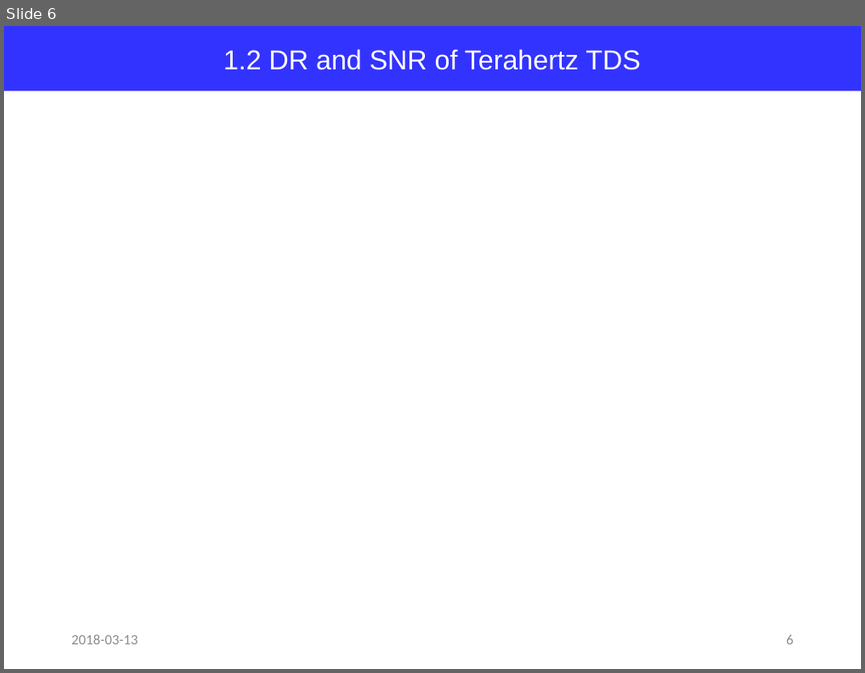
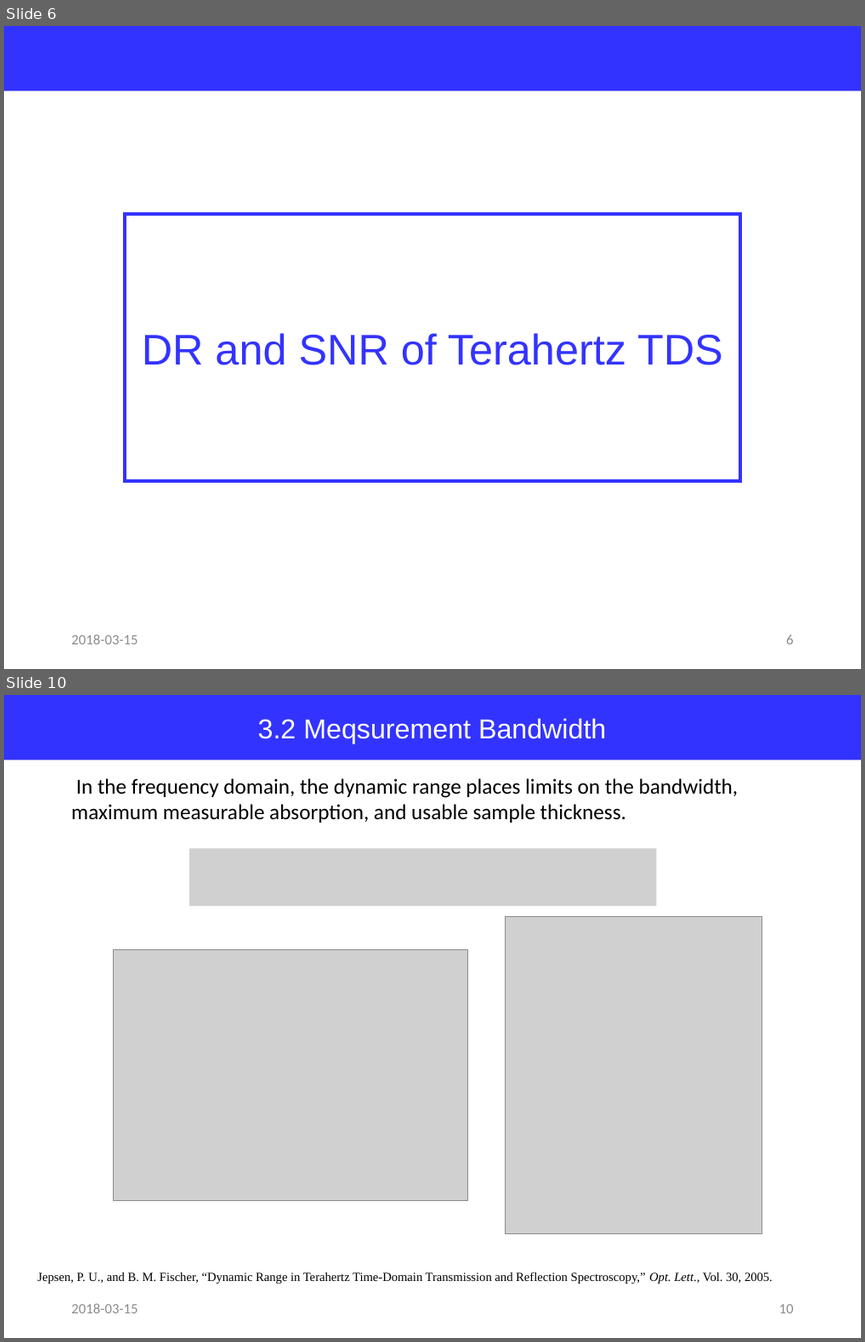
Before and after one commit to jglee96/NBTP_Lab, a slide deck: Terahertz Metrology/Ch3/Terahertz Metrology_Ch3.pptx. Shown one above the other, each under a label of ours: slide 6 before the commit, slides 6 and 10 after it; the slides between them are not shown. The pictures are 865x673 and 865x1342 pixels, drawn with LibreOffice and Linux fonts; fonts in the diff are those of the drawing; grey boxes stand for pictures. Boxes give left, top, right and bottom in pixels: in the first picture for what was removed or moved away, otherwise in the second. Text is boxed around its words. In the diff, an @@ line names an element or a change of style, - is before the commit and + after.

```diff
--- a/Terahertz Metrology/Ch3/Terahertz Metrology_Ch3.pptx
+++ b/Terahertz Metrology/Ch3/Terahertz Metrology_Ch3.pptx
@@ slide 10 added at (x1=4, y1=695, x2=861, y2=1338), background #FFFFFF @@
@@ rectangle added at (x1=4, y1=695, x2=861, y2=760), fill #3333FF, 23 pt, text #FFFFFF @@
+3.2 Meqsurement Bandwidth
@@ text added at (x1=71, y1=778, x2=738, y2=823), 18 pt, text #000000 @@
+In the frequency domain, the dynamic range places limits on the bandwidth, maximum measurable absorption, and usable sample thickness.
@@ picture added at (x1=189, y1=848, x2=656, y2=906) @@
@@ picture added at (x1=506, y1=916, x2=761, y2=1233) @@
@@ picture added at (x1=113, y1=949, x2=466, y2=1201) @@
@@ text added at (x1=37, y1=1271, x2=772, y2=1283), 10.5 pt, text #000000 @@
+Jepsen, P. U., and B. M. Fischer, “Dynamic Range in Terahertz Time-Domain Transmission and Reflection Spectroscopy,” Opt. Lett., Vol. 30, 2005.
@@ text added at (x1=71, y1=1303, x2=137, y2=1313), 12 pt, text #8C8C8C @@
+2018-03-15
@@ page number added at (x1=779, y1=1304, x2=794, y2=1313), 12 pt, text #8C8C8C @@
+10
@@ slide 6 changed as well @@
@@ rectangle added at (x1=4, y1=26, x2=861, y2=91), fill #3333FF @@
@@ rectangle "DR and SNR of Terahertz ..." resized from (x1=4, y1=26, x2=861, y2=91) to (x1=125, y1=214, x2=741, y2=481) @@
@@ rectangle "DR and SNR of Terahertz ..." at (x1=125, y1=214, x2=741, y2=481): fill #3333FF to none; outline none to #3333FF 3 pt @@
@@ text in rectangle at (x1=142, y1=333, x2=723, y2=365): text changed; size 23 to 36 pt; text colour #FFFFFF to #3333FF @@
-1.2 DR and SNR of Terahertz TDS
+DR and SNR of Terahertz TDS
@@ text at (x1=71, y1=634, x2=137, y2=644): text changed @@
-2018-03-13
+2018-03-15
```
Also in this commit, not shown: 6 other slides changed, 8 other slides added, 17 slides removed, 14 other files.
